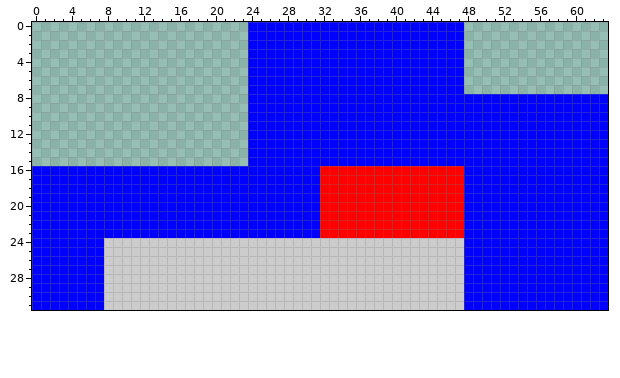
A pixel-art sprite gets an edit: src/truck.png. This is how it looked before the edit.
The file is 64x32 pixels.
Once edited:
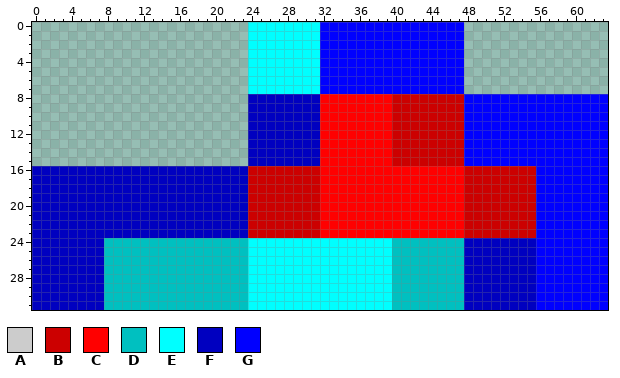
Palette (. is transparent): A #cccccc  B #cc0000  C #ff0000  D #00c0c0  E #00ffff  F #0000c0  G #0000ff
The exact change:
Changed rows in their new state; - is an unchanged pixel.
first column x 0:
 0 ------------------------EEEEEEEE------------------------
 1 ------------------------EEEEEEEE------------------------
 2 ------------------------EEEEEEEE------------------------
 3 ------------------------EEEEEEEE------------------------
 4 ------------------------EEEEEEEE------------------------
 5 ------------------------EEEEEEEE------------------------
 6 ------------------------EEEEEEEE------------------------
 7 ------------------------EEEEEEEE------------------------
 8 ------------------------FFFFFFFFCCCCCCCCBBBBBBBB--------
 9 ------------------------FFFFFFFFCCCCCCCCBBBBBBBB--------
10 ------------------------FFFFFFFFCCCCCCCCBBBBBBBB--------
11 ------------------------FFFFFFFFCCCCCCCCBBBBBBBB--------
12 ------------------------FFFFFFFFCCCCCCCCBBBBBBBB--------
13 ------------------------FFFFFFFFCCCCCCCCBBBBBBBB--------
14 ------------------------FFFFFFFFCCCCCCCCBBBBBBBB--------
15 ------------------------FFFFFFFFCCCCCCCCBBBBBBBB--------
16 FFFFFFFFFFFFFFFFFFFFFFFFBBBBBBBB----------------BBBBBBBB
17 FFFFFFFFFFFFFFFFFFFFFFFFBBBBBBBB----------------BBBBBBBB
18 FFFFFFFFFFFFFFFFFFFFFFFFBBBBBBBB----------------BBBBBBBB
19 FFFFFFFFFFFFFFFFFFFFFFFFBBBBBBBB----------------BBBBBBBB
20 FFFFFFFFFFFFFFFFFFFFFFFFBBBBBBBB----------------BBBBBBBB
21 FFFFFFFFFFFFFFFFFFFFFFFFBBBBBBBB----------------BBBBBBBB
22 FFFFFFFFFFFFFFFFFFFFFFFFBBBBBBBB----------------BBBBBBBB
23 FFFFFFFFFFFFFFFFFFFFFFFFBBBBBBBB----------------BBBBBBBB
24 FFFFFFFFDDDDDDDDDDDDDDDDEEEEEEEEEEEEEEEEDDDDDDDDFFFFFFFF
25 FFFFFFFFDDDDDDDDDDDDDDDDEEEEEEEEEEEEEEEEDDDDDDDDFFFFFFFF
26 FFFFFFFFDDDDDDDDDDDDDDDDEEEEEEEEEEEEEEEEDDDDDDDDFFFFFFFF
27 FFFFFFFFDDDDDDDDDDDDDDDDEEEEEEEEEEEEEEEEDDDDDDDDFFFFFFFF
28 FFFFFFFFDDDDDDDDDDDDDDDDEEEEEEEEEEEEEEEEDDDDDDDDFFFFFFFF
29 FFFFFFFFDDDDDDDDDDDDDDDDEEEEEEEEEEEEEEEEDDDDDDDDFFFFFFFF
30 FFFFFFFFDDDDDDDDDDDDDDDDEEEEEEEEEEEEEEEEDDDDDDDDFFFFFFFF
31 FFFFFFFFDDDDDDDDDDDDDDDDEEEEEEEEEEEEEEEEDDDDDDDDFFFFFFFF
Boxes around the changes in both pictures, in picture pixels (x1, y1, x2, y2):
changed: (32, 22, 536, 310)
